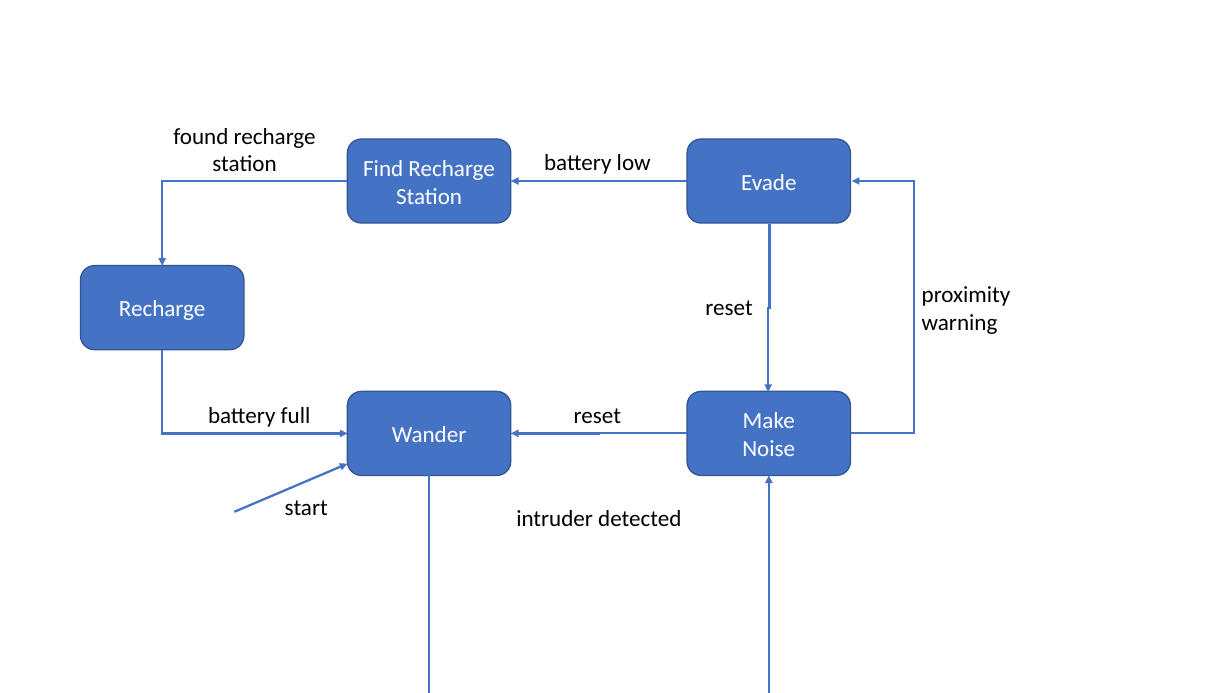
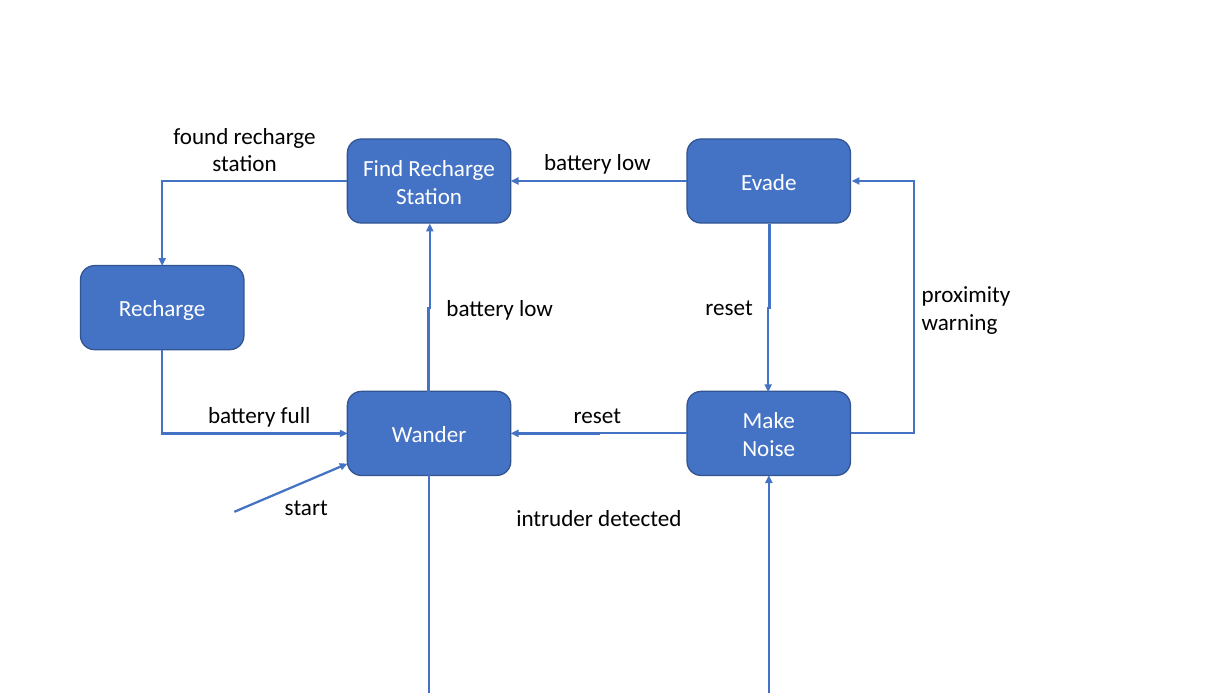
Before and after one commit to klavins/ECEP520, a slide deck: slide 4 of week_7/slides.pptx. Drawn at 1232x693 pixels with LibreOffice and Linux fonts; fonts in the diff are those of the drawing. Boxes give left, top, right and bottom in pixels: in the first picture for what was removed or moved away, otherwise in the second. Text is boxed around its words. In the diff, an @@ line names an element or a change of style, - is before the commit and + after.

```diff
--- a/week_7/slides.pptx
+++ b/week_7/slides.pptx
@@ elbow arrow added from (429, 392) to (430, 224), #4472C4 1.75 pt @@
@@ text added at (446,300,553,320), 18 pt, text #000000 @@
+battery low
```
Also in this commit, not shown: 2 other files.
